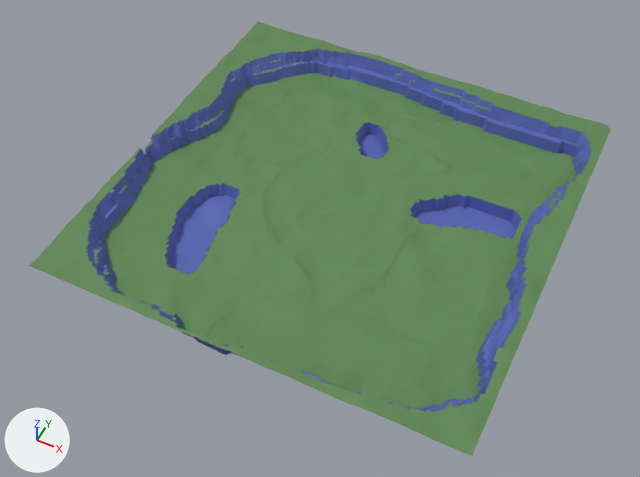
What one commit did to the FBX model Colour Shooter PlaceholderName/Assets/3D Models/DemoWorld[DontTouch]/DemoWorld.fbx.
Before and after are seen from a 50 mm camera at (48.1, -105.1, 120.4) aimed at (-1.4, -6.2, -3.3). Every picture has the same lights, and +X, +Y and +Z are marked at lower left. Where no turn or scale is listed for an object, it has been applied to the vertices.
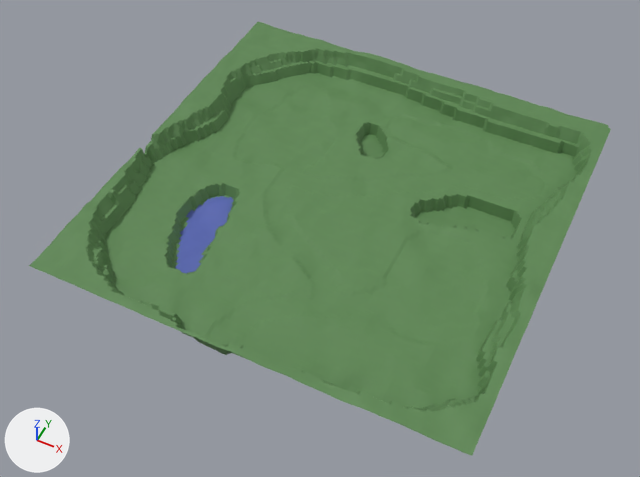
Patch to the scene script:
```diff
--- a/Colour Shooter PlaceholderName/Assets/3D Models/DemoWorld[DontTouch]/DemoWorld.fbx.py
+++ b/Colour Shooter PlaceholderName/Assets/3D Models/DemoWorld[DontTouch]/DemoWorld.fbx.py
@@ me_plane_001 @@
 me_plane_001.from_pydata(...)  # 16640 vertices, 16383 faces; spans x -40.0..40.0, y -40.0..40.0, z -2.8..4.9
 # used by ob_plane; location = (0.0, 0.0, 0.0)
+# me_plane_001 part 1: 2248 of the faces centred in x -39.7..38.1, y -39.2..38.5, z -2.7..4.5 switch from mat_water (blue #5665b2) to mat_grass (green #5c8652)
```

Pixel boxes [x1, y1, x2, y2] of what changed, in the pictures (640 x 477 px):
part 1 of me_plane_001, recoloured (blue to green): [86, 48, 591, 412] in both
